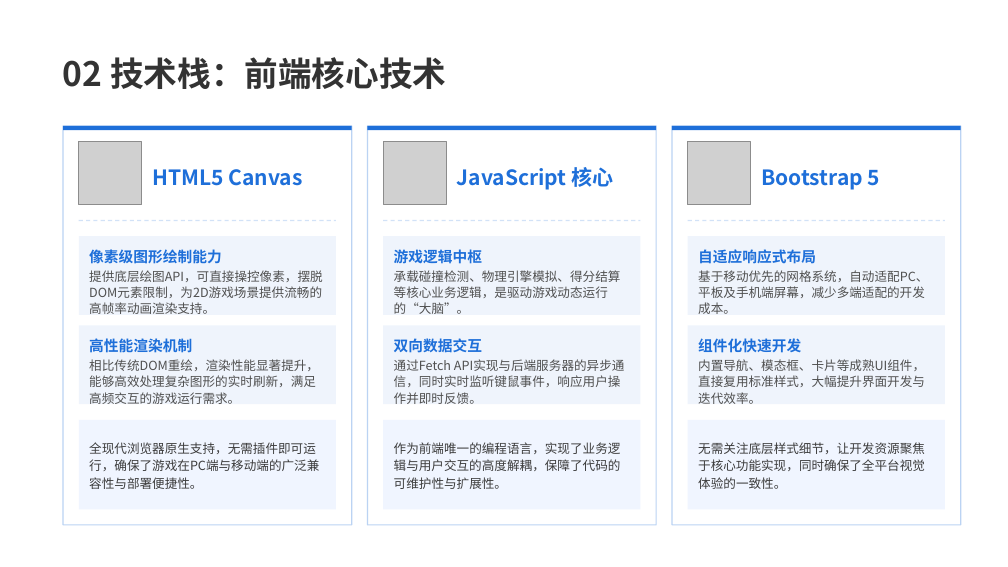
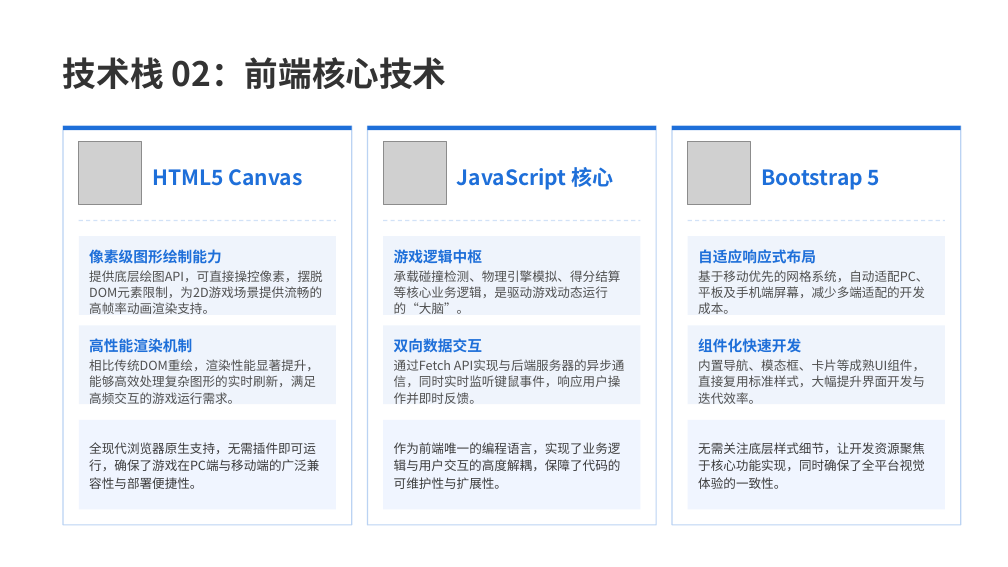
Before and after one commit to Rill-Sunny/Mini-Game, a slide deck: slide 8 of 项目答辩.pptx. Drawn at 1008x567 pixels with LibreOffice and Linux fonts; fonts in the diff are those of the drawing; grey boxes stand for pictures; background and template pictures are left out. Boxes give left, top, right and bottom in pixels: in the first picture for what was removed or moved away, otherwise in the second. Text is boxed around its words. In the diff, an @@ line names an element or a change of style, - is before the commit and + after.

```diff
--- a/项目答辩.pptx
+++ b/项目答辩.pptx
@@ text at (63,57,447,89): text changed @@
-02 技术栈：前端核心技术
+技术栈 02：前端核心技术
```
Also in this commit, not shown: 19 other slides changed.
